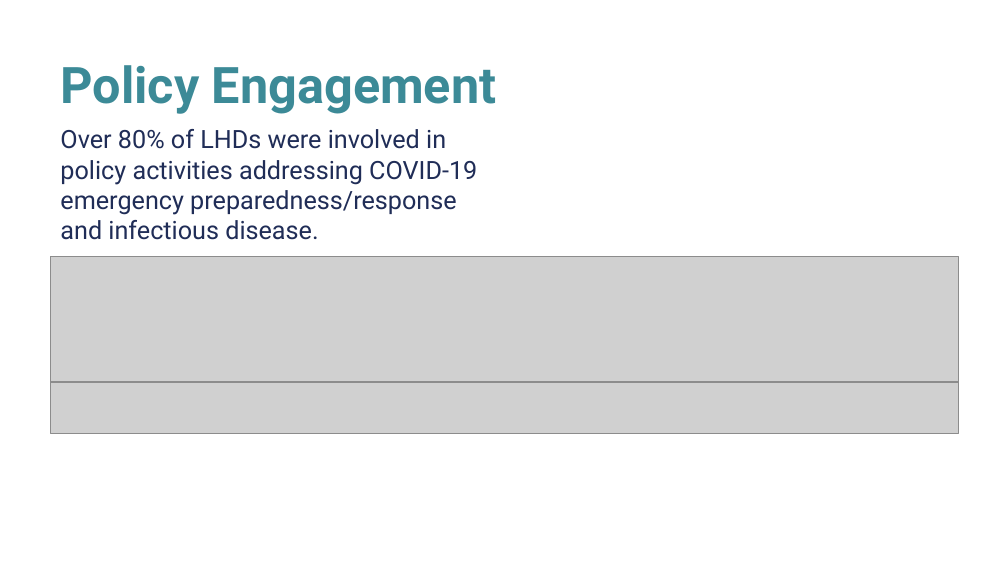
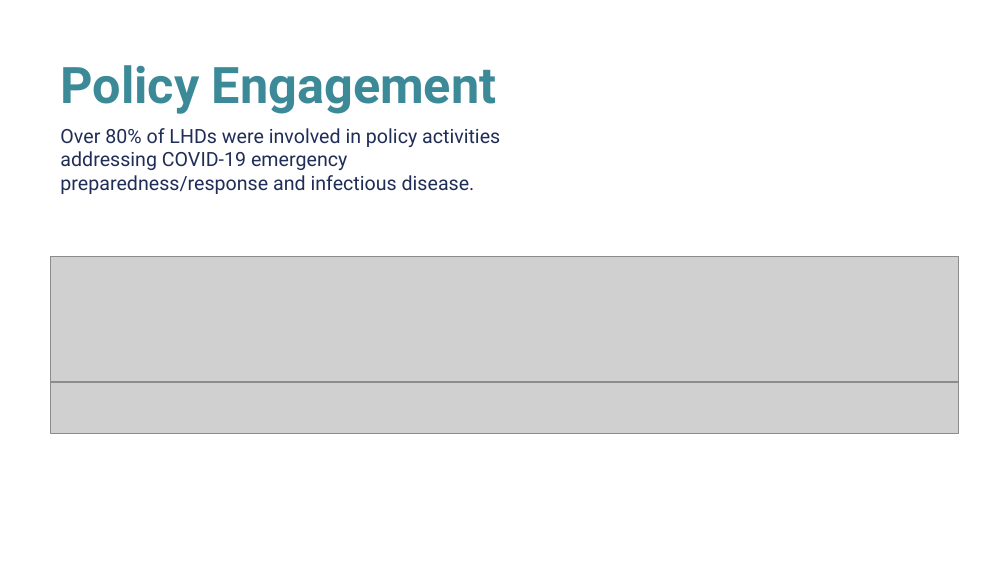
Before and after one commit to NACCHO-profile/nacchoProfile, a slide deck: slide 6 of inst/app/www/Profile2022KeyFindings.pptx. Drawn at 1008x567 pixels with LibreOffice and Linux fonts; fonts in the diff are those of the drawing; grey boxes stand for pictures; background and template pictures are left out. Boxes give left, top, right and bottom in pixels: in the first picture for what was removed or moved away, otherwise in the second. Text is boxed around its words. In the diff, an @@ line names an element or a change of style, - is before the commit and + after.

```diff
--- a/inst/app/www/Profile2022KeyFindings.pptx
+++ b/inst/app/www/Profile2022KeyFindings.pptx
@@ text "Over 80% of LHDs were ..." at (x1=60, y1=128, x2=500, y2=194): size 18 to 14 pt @@
```
Also in this commit, not shown: 7 other slides changed, 37 other files.
